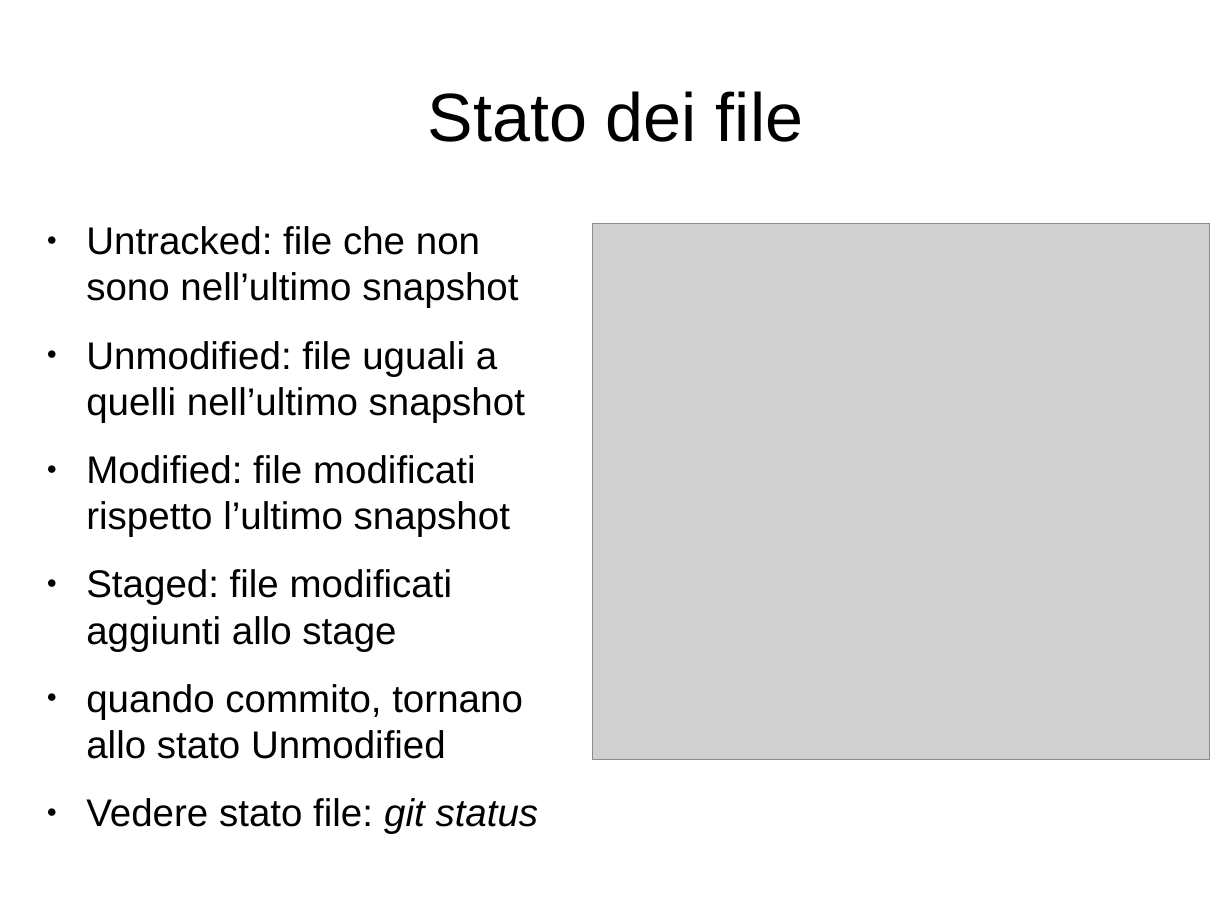
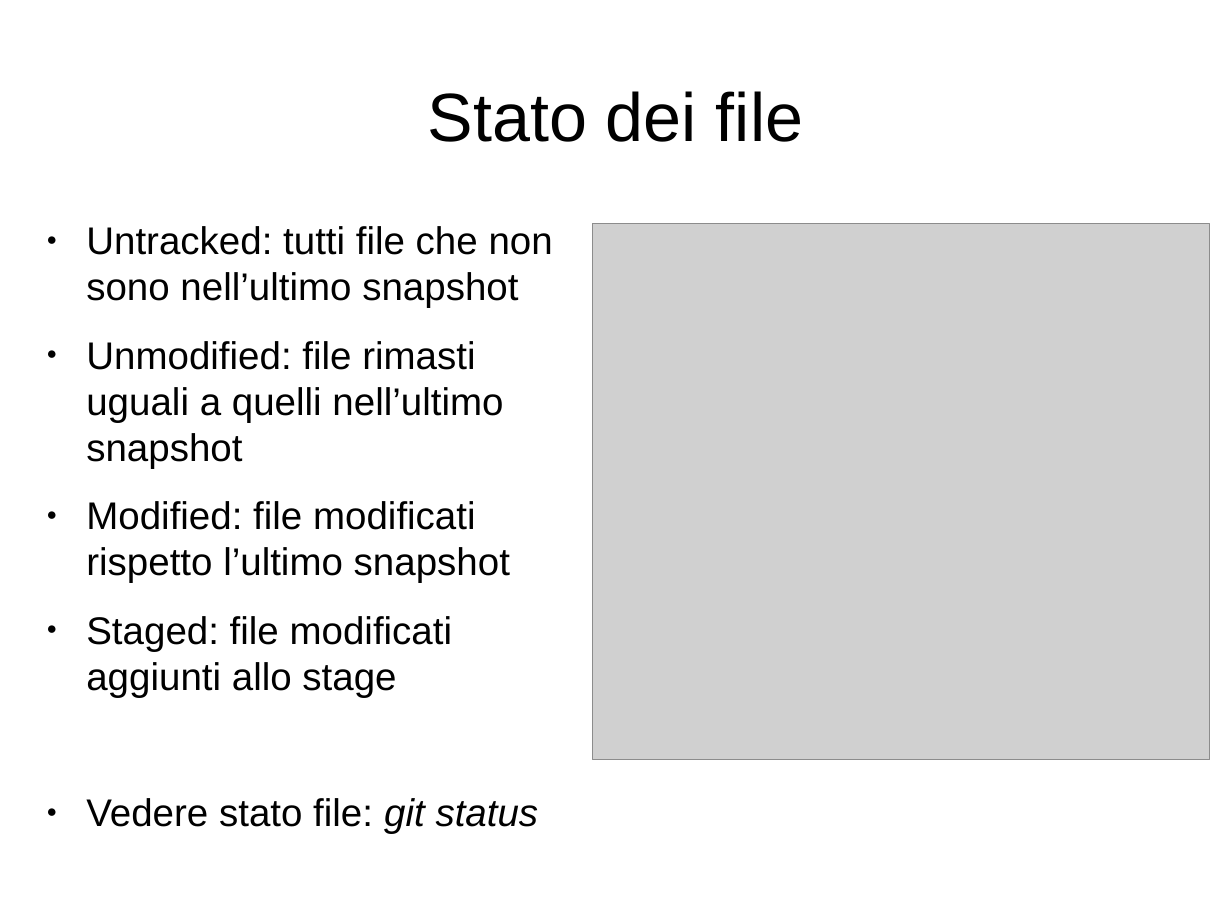
Before and after one commit to lucamariani/corso_diapositive, a slide deck: slide 15 of lez1.odp (slide 13 before the commit). Drawn at 1232x924 pixels with LibreOffice and Linux fonts; fonts in the diff are those of the drawing; grey boxes stand for pictures. Boxes give left, top, right and bottom in pixels: in the first picture for what was removed or moved away, otherwise in the second. Text is boxed around its words. In the diff, an @@ line names an element or a change of style, - is before the commit and + after.

```diff
--- a/lez1.odp
+++ b/lez1.odp
@@ text at (x1=86, y1=226, x2=553, y2=469): text changed @@
-● Untracked: file che non sono nell’ultimo snapshot
-● Unmodified: file uguali a quelli nell’ultimo snapshot
+● Untracked: tutti file che non sono nell’ultimo snapshot
+● Unmodified: file rimasti uguali a quelli nell’ultimo snapshot
@@ text at (x1=86, y1=684, x2=523, y2=759): paragraph removed @@
-● quando commito, tornano allo stato Unmodified
```
Also in this commit, not shown: 9 other slides changed, 3 slides added, 2 other files.
